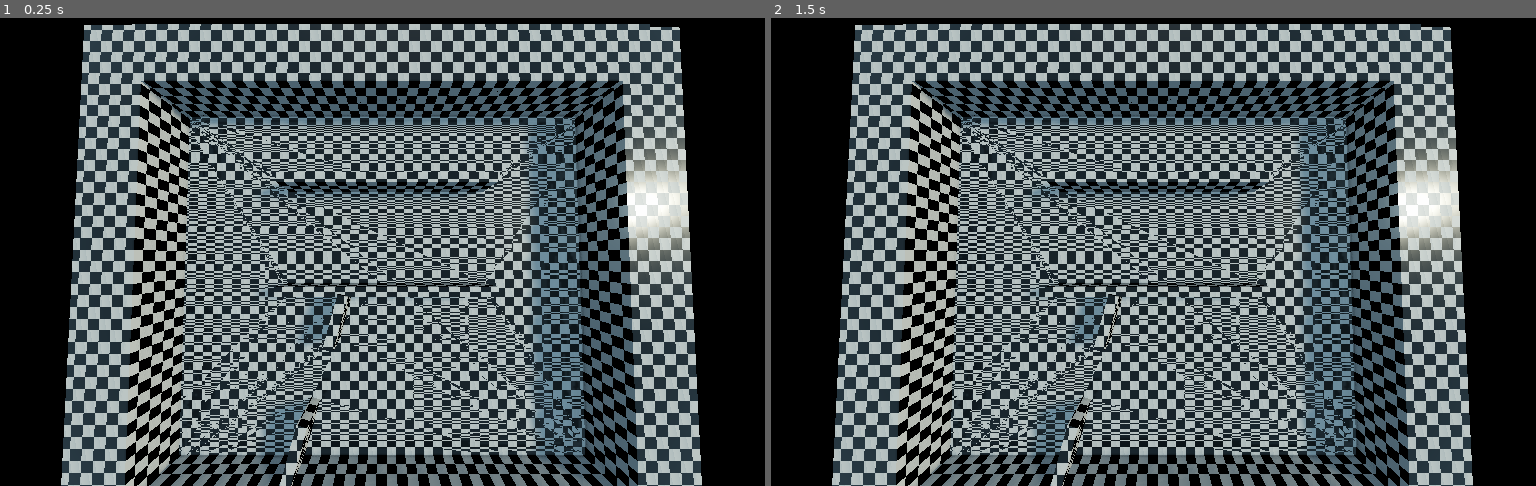
Above: before the commit, frames 1-2 (left to right).
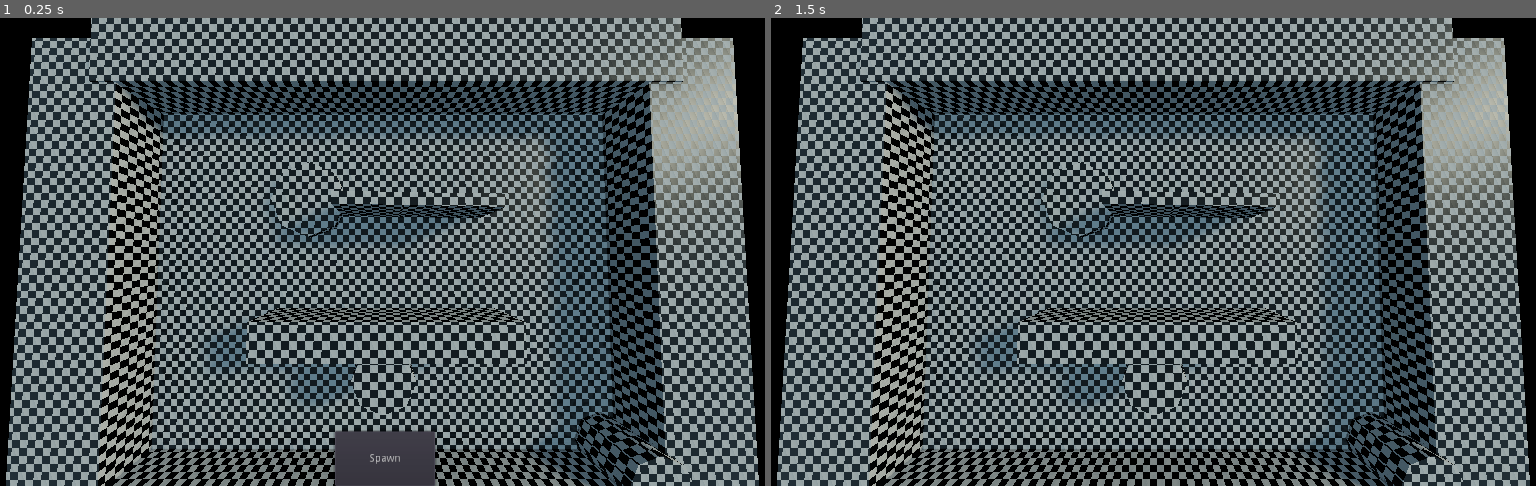
Above: after the commit, the same moments.

Repository: pierreGarciaRaf/tanks
Game: Godot game, scene res://src/world/levels/availableLevel/testMap.7.FFA.tscn
Same seed, same stepped clock (60 frames per second), same inputs: the game is played once before the commit and once after it. This scene is started directly instead of the project's main scene.
Inputs (mouse positions are in pixels of both pictures, inside the frame that each line leads up to):
- Up to frame 1 (0.25 s): no input
- Up to frame 2 (1.5 s): click (1153, 457) at 0.5 s, where only the run after the commit has a clickable "Spawn"; tap Enter (ui_accept) at 1.25, 1.35 s; move the mouse to (1329, 228) at 1.27 s; hold D (move_right) from 1.28 s (still down); click (1329, 228) at 1.42 s

The runs differ from the first frame. In frame 1, 72% of the frame differs, in the area x 0-100%, y 0-100%; in frame 2, 72%.
Error before the commit: Invalid set index 'text' (on base: 'null instance') with value of type 'String'. (res://src/world/levels/playersContainer.gd:21)
Error after the commit: Invalid get index '1' (on base: 'Dictionary'). (res://src/world/levels/playersContainer.gd:38)

Commit message:
some tweaks were made 0_o

Diff:
--- a/src/UI/mainMenu.tscn
+++ b/src/UI/mainMenu.tscn
@@ -18,9 +18,9 @@
 anchor_top = 0.5
 anchor_right = 0.5
 anchor_bottom = 0.5
-margin_left = -129.0
+margin_left = -143.0
 margin_top = -137.0
-margin_right = 81.0
+margin_right = 143.0
 margin_bottom = 137.0
 __meta__ = {
 "_edit_use_anchors_": false
@@ -44,11 +44,11 @@
 [node name="port" type="LineEdit" parent="NetworkSelectionPanel"]
 anchor_top = 0.667
 anchor_bottom = 0.667
-margin_left = 39.0858
-margin_top = -11.997
-margin_right = 114.086
-margin_bottom = 12.003
-text = "80"
+margin_left = 46.0154
+margin_top = -10.7371
+margin_right = 121.016
+margin_bottom = 13.2629
+text = "25565"
 __meta__ = {
 "_edit_use_anchors_": false
 }
@@ -65,13 +65,37 @@
 "_edit_use_anchors_": false
 }
 
+[node name="Label2" type="Label" parent="NetworkSelectionPanel"]
+anchor_left = 0.5
+anchor_right = 0.5
+margin_left = -129.732
+margin_top = 135.854
+margin_right = -46.7319
+margin_bottom = 149.854
+text = "IP:"
+__meta__ = {
+"_edit_use_anchors_": false
+}
+
+[node name="Label3" type="Label" parent="NetworkSelectionPanel"]
+anchor_left = 0.5
+anchor_right = 0.5
+margin_left = -136.032
+margin_top = 179.321
+margin_right = -53.0316
+margin_bottom = 193.321
+text = "Port:"
+__meta__ = {
+"_edit_use_anchors_": false
+}
+
 [node name="serverIP" type="LineEdit" parent="NetworkSelectionPanel"]
 anchor_top = 0.544
 anchor_bottom = 0.544
-margin_left = 14.0
-margin_top = -12.056
-margin_right = 129.0
-margin_bottom = 11.944
+margin_left = 47.3879
+margin_top = -14.5758
+margin_right = 162.388
+margin_bottom = 9.42416
 text = "192.168.1.27"
 __meta__ = {
 "_edit_use_anchors_": false
@@ -79,28 +103,27 @@
 
 [node name="host" type="Button" parent="NetworkSelectionPanel"]
 anchor_left = 0.5
-anchor_top = 1.0
+anchor_top = 0.5
 anchor_right = 0.5
-anchor_bottom = 1.0
-margin_left = -20.8408
-margin_top = -30.9317
-margin_right = 19.1592
-margin_bottom = -10.9317
-text = "host"
+anchor_bottom = 0.5
+margin_left = 30.0
+margin_top = 38.0
+margin_right = 129.0
+margin_bottom = 58.0
+text = "Host a server"
 __meta__ = {
 "_edit_use_anchors_": false
 }
 
 [node name="join" type="Button" parent="NetworkSelectionPanel"]
 anchor_left = 0.5
-anchor_top = 0.537
-anchor_right = 1.0
-anchor_bottom = 1.0
-margin_left = 34.6583
-margin_top = -10.023
-margin_right = -30.3417
-margin_bottom = -116.885
-text = "join"
+anchor_top = 0.5
+anchor_right = 0.5
+anchor_bottom = 0.5
+margin_left = 31.0
+margin_right = 130.0
+margin_bottom = 20.0
+text = "Join a server"
 __meta__ = {
 "_edit_use_anchors_": false
 }
--- a/src/networking/gamestate.gd
+++ b/src/networking/gamestate.gd
@@ -2,8 +2,12 @@
 var player_info = {
 	name = "Player",                   # How this player will be shown within the GUI
 	net_id = 1,                        # By default everyone receives "server ID"
-	ready_to_start_game = false
+	ready_to_start_game = false,
+	bonuses = []
 }
+
+enum {speedBoost,turnBoost,bulletSpeedBoost,bulletBounce,bulletSplit}
+
 var inputPlayersQueue = {}
 
 var sensitivity = 2e-3
--- a/src/networking/network.gd
+++ b/src/networking/network.gd
@@ -33,7 +33,6 @@
 # Everyone gets notified whenever a new client joins the server
 func _on_player_connected(id):
 	print(id)
-	pass
 
 
 
@@ -199,3 +198,14 @@
 			print(players[playerId].name +str(" died."))
 		else:
 			print("blank died.")
+
+func server_coordinate_receive_boost(id,toReceive):
+	if receive_boost(id,toReceive):
+		rpc("receive_boost",id,toReceive)
+	print(players)
+
+remote func receive_boost(id,toReceive):
+	if players[id].bonuses.has(toReceive):
+		return false
+	(players[id].bonuses as Array).append(toReceive)
+	return true
--- a/src/world/levels/availableLevel/bigTestMap.21.FFA.tscn
+++ b/src/world/levels/availableLevel/bigTestMap.21.FFA.tscn
@@ -237,11 +237,5 @@
 transform = Transform( -0.20318, -0.61923, 0.758467, 0, 0.774625, 0.632421, -0.979141, 0.128496, -0.157389, -0.583954, 0, 0 )
 light_color = Color( 1, 0.998167, 0.89, 1 )
 shadow_enabled = true
-
-[node name="Label" type="RichTextLabel" parent="."]
-margin_right = 418.0
-margin_bottom = 388.0
-__meta__ = {
-"_edit_use_anchors_": false
-}
+directional_shadow_max_distance = 200.0
 [connection signal="pressed" from="Camera/SpawnButton" to="." method="_on_SpawnButton_pressed"]
--- a/src/world/levels/availableLevel/testMap.7.FFA.tscn
+++ b/src/world/levels/availableLevel/testMap.7.FFA.tscn
@@ -1,123 +1,95 @@
-[gd_scene load_steps=6 format=2]
+[gd_scene load_steps=4 format=2]
 
-[ext_resource path="res://src/world/props/playersContainer.tscn" type="PackedScene" id=1]
+[ext_resource path="res://src/world/levels/basicMap.tscn" type="PackedScene" id=1]
 [ext_resource path="res://src/world/levels/checker.shader" type="Shader" id=2]
 
 [sub_resource type="ShaderMaterial" id=1]
 shader = ExtResource( 2 )
 
-[sub_resource type="ProceduralSky" id=2]
-sky_energy = 0.57
-ground_bottom_color = Color( 0, 0, 0, 1 )
-ground_horizon_color = Color( 0.309804, 0.27451, 0.243137, 1 )
+[node name="world" instance=ExtResource( 1 )]
 
-[sub_resource type="Environment" id=3]
-background_mode = 2
-background_sky = SubResource( 2 )
-tonemap_mode = 2
-tonemap_white = 2.0
-ss_reflections_enabled = true
-ssao_enabled = true
-ssao_radius = 2.0
-ssao_intensity = 3.0
-dof_blur_far_distance = 57.06
-dof_blur_far_amount = 0.05
-dof_blur_far_quality = 0
-dof_blur_near_distance = 25.2
-dof_blur_near_amount = 0.07
-dof_blur_near_quality = 0
-glow_enabled = true
+[node name="Camera" parent="." index="0"]
+transform = Transform( 1, 0, 0, 0, 0.0332598, 0.999447, 0, -0.999447, 0.0332598, -0.294, 59.4779, -5.578 )
 
-[node name="world" type="Spatial"]
+[node name="1" parent="playersContainer" index="0"]
+transform = Transform( 1, 0, 0, 0, 1, 0, 0, 0, 1, 0, 0, 0 )
 
-[node name="Camera" type="Camera" parent="."]
-transform = Transform( 1, 0, 0, 0, 0.0332598, 0.999447, 0, -0.999447, 0.0332598, -0.294, 40, -5.578 )
-fov = 97.1
+[node name="2" type="Position3D" parent="playersContainer" index="1"]
+transform = Transform( 1, 0, 0, 0, 1, 0, 0, 0, 1, 45.3585, 0, 0 )
 
-[node name="CSGCombiner" type="CSGCombiner" parent="."]
+[node name="3" type="Position3D" parent="playersContainer" index="2"]
+transform = Transform( 1, 0, 0, 0, 1, 0, 0, 0, 1, 25.2591, 0, 0 )
+
+[node name="4" type="Position3D" parent="playersContainer" index="3"]
+transform = Transform( 1, 0, 0, 0, 1, 0, 0, 0, 1, -28.4346, 0, 0 )
+
+[node name="5" type="Position3D" parent="playersContainer" index="4"]
+transform = Transform( 1, 0, 0, 0, 1, 0, 0, 0, 1, 45.3585, 0, 32.7024 )
+
+[node name="6" type="Position3D" parent="playersContainer" index="5"]
+transform = Transform( 1, 0, 0, 0, 1, 0, 0, 0, 1, 25.2591, 0, 32.7024 )
+
+[node name="7" type="Position3D" parent="playersContainer" index="6"]
+transform = Transform( 1, 0, 0, 0, 1, 0, 0, 0, 1, -28.4346, 0, 32.7024 )
+
+[node name="DirectionalLight" parent="." index="3"]
+directional_shadow_max_distance = 314.5
+
+[node name="CSGCombiner" type="CSGCombiner" parent="." index="4"]
 material_override = SubResource( 1 )
 use_collision = true
 
-[node name="CSGBox" type="CSGBox" parent="CSGCombiner"]
-transform = Transform( 1, 0, 0, 0, 1, 0, 0, 0, 1, 0, 0.531294, 0 )
-width = 37.7932
-height = 9.2441
-depth = 1.70997
+[node name="CSGBox" type="CSGBox" parent="CSGCombiner" index="0"]
+width = 140.245
+depth = 117.052
 
-[node name="CSGBox2" type="CSGBox" parent="CSGCombiner"]
-transform = Transform( 1, 0, 0, 0, 1, 0, 0, 0, 1, 0, 0.531294, -19.5305 )
-width = 37.7932
-height = 9.37894
-depth = 1.70997
+[node name="CSGBox3" type="CSGBox" parent="CSGCombiner" index="1"]
+transform = Transform( 1, 0, 0, 0, 1, 0, 0, 0, 1, 0, 0, 57.8645 )
+width = 140.245
+height = 24.3856
+depth = 22.473
 
-[node name="CSGBox4" type="CSGBox" parent="CSGCombiner"]
-transform = Transform( 0.262442, 0, 0.964948, 0, 1, 0, -0.964948, 0, 0.262442, -8.47588, 1.33627, 4.92587 )
-width = 9.25047
-height = 9.05724
-depth = 1.70997
+[node name="CSGBox4" type="CSGBox" parent="CSGCombiner" index="2"]
+transform = Transform( 1, 0, 0, 0, 1, 0, 0, 0, 1, 0, 0, -58.7727 )
+width = 140.245
+height = 24.3856
+depth = 22.473
 
-[node name="CSGBox5" type="CSGBox" parent="CSGCombiner"]
-transform = Transform( 0.262442, 0, 0.964948, 0, 1, 0, -0.964948, 0, 0.262442, -14.933, 1.33627, 26.4749 )
-width = 11.8697
-height = 10.7019
-depth = 1.70997
+[node name="CSGBox2" type="CSGBox" parent="CSGCombiner" index="3"]
+transform = Transform( 1, 0, 0, 0, 1, 0, 0, 0, 1, 72.8248, 0, 0 )
+width = 20.5531
+height = 23.4015
+depth = 117.052
 
-[node name="CSGBox3" type="CSGBox" parent="CSGCombiner"]
-transform = Transform( 1, 0, 0, 0, 1, 0, 0, 0, 1, 0, -1, 0 )
-width = 82.7357
-depth = 70.0
+[node name="CSGBox5" type="CSGBox" parent="CSGCombiner" index="4"]
+transform = Transform( 1, 0, 0, 0, 1, 0, 0, 0, 1, -74.577, 0, 0 )
+width = 20.5531
+height = 23.4015
+depth = 117.052
 
-[node name="CSGBox6" type="CSGBox" parent="CSGCombiner"]
-transform = Transform( 1, 0, 0, 0, 1, 0, 0, 0, 1, 0, 2.93793, 35.8693 )
-width = 82.7357
-height = 10.5694
-depth = 9.41454
+[node name="CSGBox6" type="CSGBox" parent="CSGCombiner" index="5"]
+transform = Transform( 1, 0, 0, 0, 1, 0, 0, 0, 1, 0, 3.12631, 12.6335 )
+width = 60.5267
+height = 22.109
+depth = 8.96716
 
-[node name="CSGBox7" type="CSGBox" parent="CSGCombiner"]
-transform = Transform( -4.37114e-08, 0, 1, 0, 1, 0, -1, 0, -4.37114e-08, 42, 2.93793, -1.13073 )
-width = 82.7357
-height = 10.5694
-depth = 9.41454
+[node name="CSGCylinder" type="CSGCylinder" parent="CSGCombiner" index="6"]
+transform = Transform( 0.999823, 0, -0.018796, 0, 1, 0, 0.018796, 0, 0.999823, 58.797, 3.12631, 43.6229 )
+radius = 7.09764
+height = 21.3867
 
-[node name="CSGBox8" type="CSGBox" parent="CSGCombiner"]
-transform = Transform( 1, 0, 0, 0, 1, 0, 0, 0, 1, 0.718704, 2.93793, -38.3639 )
-width = 82.7357
-height = 10.5694
-depth = 9.41454
+[node name="CSGCylinder2" type="CSGCylinder" parent="CSGCombiner" index="7"]
+transform = Transform( 0.999823, 0, -0.018796, 0, 1, 0, 0.018796, 0, 0.999823, -0.604446, 3.12631, 21.1286 )
+radius = 7.09764
+height = 21.3867
 
-[node name="CSGBox9" type="CSGBox" parent="CSGCombiner"]
-transform = Transform( -4.37114e-08, 0, 1, 0, 1, 0, -1, 0, -4.37114e-08, -43.6128, 2.93793, -1.58484 )
-width = 82.7357
-height = 10.5694
-depth = 9.41454
+[node name="CSGCylinder3" type="CSGCylinder" parent="CSGCombiner" index="8"]
+transform = Transform( 0.999823, 0, -0.018796, 0, 1, 0, 0.018796, 0, 0.999823, -20.9637, -6.50803, -21.6895 )
+radius = 10.141
+height = 21.3867
 
-[node name="playersContainer" parent="." instance=ExtResource( 1 )]
-
-[node name="1" type="Position3D" parent="playersContainer"]
-transform = Transform( 1, 0, 0, 0, 1, 0, 0, 0, 1, 25.3331, -4.10763, -16.5117 )
-
-[node name="2" type="Position3D" parent="playersContainer"]
-transform = Transform( 1, 0, 0, 0, 1, 0, 0, 0, 1, 20.602, -3.24595, 28.9605 )
-
-[node name="3" type="Position3D" parent="playersContainer"]
-transform = Transform( 1, 0, 0, 0, 1, 0, 0, 0, 1, -30.4657, -3.77119, 19.1149 )
-
-[node name="4" type="Position3D" parent="playersContainer"]
-transform = Transform( 1, 0, 0, 0, 1, 0, 0, 0, 1, -31.333, -4.7843, -16.6617 )
-
-[node name="5" type="Position3D" parent="playersContainer"]
-transform = Transform( 1, 0, 0, 0, 1, 0, 0, 0, 1, -3.64675, -4.82909, -4.25588 )
-
-[node name="6" type="Position3D" parent="playersContainer"]
-transform = Transform( 1, 0, 0, 0, 1, 0, 0, 0, 1, 5.18712, -4.9602, 26.7935 )
-
-[node name="7" type="Position3D" parent="playersContainer"]
-transform = Transform( 1, 0, 0, 0, 1, 0, 0, 0, 1, -4.53767, -4.64579, -20.3611 )
-
-[node name="WorldEnvironment" type="WorldEnvironment" parent="."]
-environment = SubResource( 3 )
-
-[node name="DirectionalLight" type="DirectionalLight" parent="."]
-transform = Transform( -0.20318, -0.61923, 0.758467, 0, 0.774625, 0.632421, -0.979141, 0.128496, -0.157389, -0.583954, 0, 0 )
-light_color = Color( 1, 0.998167, 0.89, 1 )
-shadow_enabled = true
+[node name="CSGBox7" type="CSGBox" parent="CSGCombiner" index="9"]
+transform = Transform( 0.999823, 0, -0.018796, 0, 1, 0, 0.018796, 0, 0.999823, 7.07221, 3.12631, -18.8844 )
+width = 38.641
+height = 22.109
+depth = 2.8839
--- /dev/null
+++ b/src/world/levels/basicMap.tscn
@@ -0,0 +1,63 @@
+[gd_scene load_steps=5 format=2]
+
+[ext_resource path="res://src/world/props/playersContainer.tscn" type="PackedScene" id=1]
+[ext_resource path="res://src/world/levels/ffaLevel.gd" type="Script" id=3]
+
+[sub_resource type="ProceduralSky" id=1]
+sky_energy = 0.57
+ground_bottom_color = Color( 0, 0, 0, 1 )
+ground_horizon_color = Color( 0.309804, 0.27451, 0.243137, 1 )
+
+[sub_resource type="Environment" id=2]
+background_mode = 2
+background_sky = SubResource( 1 )
+tonemap_mode = 2
+tonemap_exposure = 0.9
+tonemap_white = 4.71
+ss_reflections_enabled = true
+ssao_enabled = true
+ssao_radius = 2.0
+ssao_intensity = 3.0
+dof_blur_far_distance = 57.06
+dof_blur_far_amount = 0.05
+dof_blur_far_quality = 0
+dof_blur_near_distance = 25.2
+dof_blur_near_amount = 0.07
+dof_blur_near_quality = 0
+glow_enabled = true
+
+[node name="world" type="Spatial" groups=[
+"wellcoming",
+]]
+script = ExtResource( 3 )
+
+[node name="Camera" type="Camera" parent="."]
+transform = Transform( 1, 0, 0, 0, 0.0332598, 0.999447, 0, -0.999447, 0.0332598, -0.294, 40, -5.578 )
+fov = 97.1
+
+[node name="SpawnButton" type="Button" parent="Camera"]
+anchor_left = 0.5
+anchor_top = 1.0
+anchor_right = 0.5
+anchor_bottom = 1.0
+margin_left = -64.0
+margin_top = -70.0
+margin_right = 64.0
+text = "Spawn"
+__meta__ = {
+"_edit_use_anchors_": false
+}
+
+[node name="playersContainer" parent="." instance=ExtResource( 1 )]
+
+[node name="1" type="Position3D" parent="playersContainer"]
+transform = Transform( 1, 0, 0, 0, 1, 0, 0, 0, 1, -0.394316, -4.10763, 6.25849 )
+
+[node name="WorldEnvironment" type="WorldEnvironment" parent="."]
+environment = SubResource( 2 )
+
+[node name="DirectionalLight" type="DirectionalLight" parent="."]
+transform = Transform( -0.387336, -0.468239, 0.794181, -0.0135011, 0.864213, 0.502945, -0.92184, 0.184086, -0.341062, -0.583954, 0, 0 )
+light_color = Color( 1, 0.998167, 0.89, 1 )
+shadow_enabled = true
+[connection signal="pressed" from="Camera/SpawnButton" to="." method="_on_SpawnButton_pressed"]
--- a/src/world/levels/checker.shader
+++ b/src/world/levels/checker.shader
@@ -12,12 +12,11 @@
 	vec3 pos = world_position;
 	pos /= gridSize;
 	pos += gridSize * 20.0;
-	float xGrid = fract(float(int(pos.x*2.0))/2.0);
-	pos.y += 1.0*float(xGrid);
-	float yGrid = fract(float(int(pos.y*2.0))/2.0);
-	pos.z += float(yGrid);
-	float zGrid = fract(float(int(pos.z*2.0))/2.0);
-	vec3 col = vec3(zGrid);
-	ROUGHNESS = zGrid/2.0 + 0.2;
+	//to offset a bug that appears when one of the coordinate is close to 0
+	//can be tweaked if the bug is visible
+	pos.y += 1.0*float(fract(float(int(pos.x*2.0))/2.0));
+	pos.z += float(fract(float(int(pos.y*2.0))/2.0));
+	vec3 col = vec3(fract(float(int(pos.z*2.0))/2.0));
+	ROUGHNESS = col.x/2.0 + 0.4;
 	ALBEDO = col;
 }
--- a/src/world/levels/playersContainer.gd
+++ b/src/world/levels/playersContainer.gd
@@ -14,16 +14,7 @@
 	self.connect("playerSpawned", Network, "_player_spawned")
 
 
-func _process(delta):
-	var toPrint = ""
-	for childName in playerNamesSorted:
-		toPrint += childName + "\n"
-	get_node("../Label").text = toPrint
-	if Gamestate.player_info.net_id == 1:
-		sort_players()
-		rpc("sort_players")
-		set_players_speed()
-		rpc("set_players_speed")
+
 
 var playerNamesSorted = []
 
@@ -37,11 +28,6 @@
 func _posComparaison(nameA,nameB):
 	return (get_node(nameA) as Spatial).translation.z < get_node(nameB).translation.z
 
-remote func set_players_speed():
-	var i = 0
-	for childName in playerNamesSorted:
-		get_node(childName).SPEED = 10 + (1 - i/float(len(playerNamesSorted))) * 20
-		i += 1
 
 func _setup_players():
 	for playerIdx in Network.players:
--- a/src/world/player/BulletSpawner.gd
+++ b/src/world/player/BulletSpawner.gd
@@ -11,10 +11,11 @@
 	if $RayCast.is_colliding():
 		var dist = ($RayCast.get_collision_point() - self.global_transform[3]).length()/2
 		set_dist(dist)
-		if $RayCast.get_collider().is_in_group("damageable"):
-			$rcastBase/rcastShower.get_surface_material(0).set_shader_param("color",Color.red)
-		else:
-			$rcastBase/rcastShower.get_surface_material(0).set_shader_param("color",Color.yellow)
+		if not $RayCast.get_collider() == null:
+			if $RayCast.get_collider().is_in_group("damageable"):
+				$rcastBase/rcastShower.get_surface_material(0).set_shader_param("color",Color.red)
+			else:
+				$rcastBase/rcastShower.get_surface_material(0).set_shader_param("color",Color.yellow)
 	else:
 		$rcastBase/rcastShower.get_surface_material(0).set_shader_param("color",Color.yellow)
 		set_dist($RayCast.cast_to.y)
--- a/src/world/player/barrel.gd
+++ b/src/world/player/barrel.gd
@@ -7,6 +7,9 @@
 onready var parent = get_parent().get_parent().get_parent()
 
 var numberOfParticleSystems = 4
+
+var BOOSTED_BULLET_SPEED = 50.0
+var BULLET_SPEED = 30.0
 
 func _ready():
 
@@ -46,7 +49,8 @@
 	toAdd.rotate_object_local(Vector3.RIGHT, PI/2)
 	var toDot = get_parent().global_transform.basis.xform(Vector3.FORWARD)
 	var speedIncr = (parent.velocity as Vector3).dot(toDot)
-	toAdd.speed += speedIncr
+	var toAddSpeed = BOOSTED_BULLET_SPEED if Network.players[parent.id].bonuses.has(Gamestate.bulletSpeedBoost) else BULLET_SPEED
+	toAdd.speed = toAddSpeed + speedIncr
 
 
 	timerFinished = false
--- a/src/world/player/bullet.gd
+++ b/src/world/player/bullet.gd
@@ -1,20 +1,35 @@
-extends Area
+extends KinematicBody
 
 puppet var master_position = null
 
 var speed = 30.0
 var thrower
-
-
+var throwerId = 0
+var hasBounced = false
+func _ready():
+	throwerId = thrower.id
 
 
 func _physics_process(delta):
-	self.translation += self.transform.basis.xform(Vector3.FORWARD * speed) * delta
+	var col = self.move_and_collide(self.transform.basis.xform(Vector3.FORWARD * speed) * delta)
 	if Gamestate.player_info.net_id == 1:
 		rset("master_position",self.translation)
 	elif master_position != null:
 		self.translation = master_position
 
+	if not col == null:
+		var body = (col as KinematicCollision).collider
+		if body.is_in_group("damageable") :
+			body.deal_damage()
+			if Gamestate.player_info.net_id == 1:
+				self.queue_free()
+				rpc("remote_queue_free")
+		elif Network.players[throwerId].bonuses.has(Gamestate.bulletBounce) and not hasBounced:
+			bounce(col)
+		else:
+			if Gamestate.player_info.net_id == 1:
+				self.queue_free()
+				rpc("remote_queue_free")
 
 remote func remote_queue_free():
 	self.queue_free()
@@ -22,10 +37,17 @@
 
 
 
-func _on_bullet_body_entered(body):
-	if not body == thrower:
-		if body.is_in_group("damageable") :
-			body.deal_damage()
-		if Gamestate.player_info.net_id == 1:
-			self.queue_free()
-			rpc("remote_queue_free")
+func bounce(col : KinematicCollision):
+	var normal = col.normal
+	var direction = self.global_transform.basis.xform(Vector3(Vector3.FORWARD))
+	var incidenceAngle = acos((-normal).dot(direction))
+	var toRefl = sign(Vector3(normal.z,0,-normal.x).dot(direction))
+
+	self.rotation.y = PI + atan2(normal.x,normal.z) + toRefl * incidenceAngle
+	hasBounced = true
+
+
+
+
+func _on_Timer_timeout():
+	$body.disabled = false # Replace with function body.
--- a/src/world/player/bullet.tscn
+++ b/src/world/player/bullet.tscn
@@ -7,13 +7,19 @@
 radius = 0.520635
 height = 2.29416
 
-[node name="bullet" type="Area"]
+[node name="bullet" type="KinematicBody"]
 script = ExtResource( 1 )
 
 [node name="body" type="CollisionShape" parent="."]
 transform = Transform( -1, 0, -8.74228e-08, 0, 1, 0, 8.74228e-08, 0, -1, 1.04241e-08, 0, 0 )
 shape = SubResource( 1 )
+disabled = true
 
 [node name="bullet" parent="." instance=ExtResource( 2 )]
 transform = Transform( -0.496081, 0, -4.33688e-08, 0, 0.496081, 0, 4.33688e-08, 0, -0.496081, -1.04241e-08, 0, -0.238475 )
-[connection signal="body_entered" from="." to="." method="_on_bullet_body_entered"]
+
+[node name="Timer" type="Timer" parent="."]
+wait_time = 0.1
+one_shot = true
+autostart = true
+[connection signal="timeout" from="Timer" to="." method="_on_Timer_timeout"]
--- a/src/world/player/tank.gd
+++ b/src/world/player/tank.gd
@@ -11,15 +11,20 @@
 
 
 var SPEED = 20.0
+var BOOSTED_SPEED = 25.0
 var JUMP_FORCE = 20.0
 
 
 var forwardMomentum = 0.0
-var rotationSpeed = 1.0
+var ROT_SPEED = 1.0
+var BSTD_ROT_SPEED = 2.5
 var accSpeed = 2.0
 var deccSpeed = 4.0
 
+
+
 signal dead
+
 
 
 func _ready():
@@ -48,16 +53,21 @@
 
 
 		forwardMomentum = clamp(forwardMomentum,-1,1)
-		yaw -= xyInput.x * rotationSpeed * delta
-		velocity = (SPEED * forwardMomentum * Vector3.FORWARD).rotated(Vector3.UP, yaw) + Vector3.UP * velocity.y
+		var myRotSpeed = BSTD_ROT_SPEED if Network.players[id].bonuses.has(Gamestate.turnBoost) else ROT_SPEED
 
+		yaw -= xyInput.x * myRotSpeed * delta
+		var mySpeed = BOOSTED_SPEED if Network.players[id].bonuses.has(Gamestate.speedBoost) else SPEED
+		velocity = (mySpeed * forwardMomentum * Vector3.FORWARD).rotated(Vector3.UP, yaw) + Vector3.UP * velocity.y
 
+		if Input.is_action_just_pressed("ui_accept"):
+			Network.server_coordinate_receive_boost(id,Gamestate.bulletBounce)
 		rset("velocity",self.velocity)
 		rset("master_translation", self.translation)
 		rset("yaw", self.yaw)
 	velocity = self.move_and_slide(velocity, Vector3.UP)
 	update_body()
 	lastYaw = yaw
+
 
 func update_body():
 	$body.rotation = Vector3.ZERO
--- a/src/world/player/tank.tscn
+++ b/src/world/player/tank.tscn
@@ -61,10 +61,10 @@
 script = ExtResource( 1 )
 
 [node name="cameraTarget" type="Spatial" parent="."]
-transform = Transform( 1, 0, 0, 0, 0.809017, 0.587786, 0, -0.587786, 0.809017, 0, 2.84321, 0 )
+transform = Transform( 1, 0, 0, 0, -1.62921e-07, 1, 0, -1, -1.62921e-07, 0, 2.84321, 0 )
 
 [node name="Camera" parent="cameraTarget" instance=ExtResource( 4 )]
-transform = Transform( 1, 0, 0, 0, 1, -5.96046e-08, 0, 5.96046e-08, 1, 2.21145, -3.57628e-06, 38.5601 )
+transform = Transform( 1, 0, 0, 0, 1, -5.96046e-08, 0, 5.96046e-08, 1, 0, 0, 70 )
 current = false
 fov = 74.2
 size = 99.7
Binary file added: src/world/levels/levelImages/Capture.PNG
Not shown, added: src/world/levels/levelImages/Capture.PNG.import
